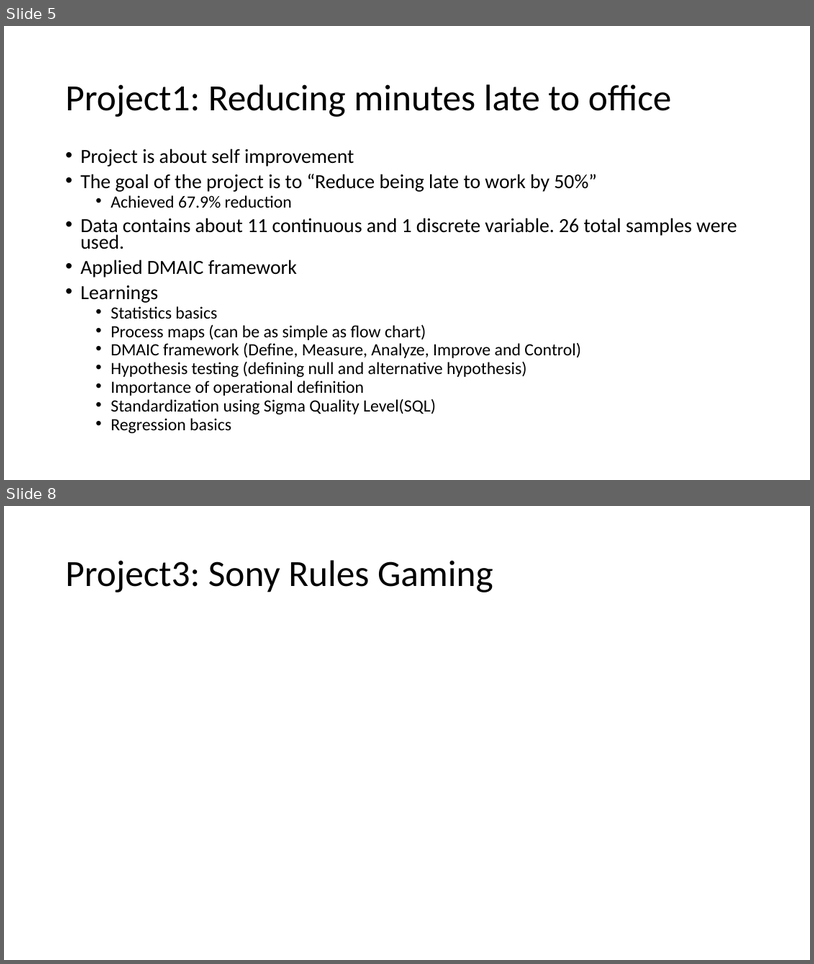
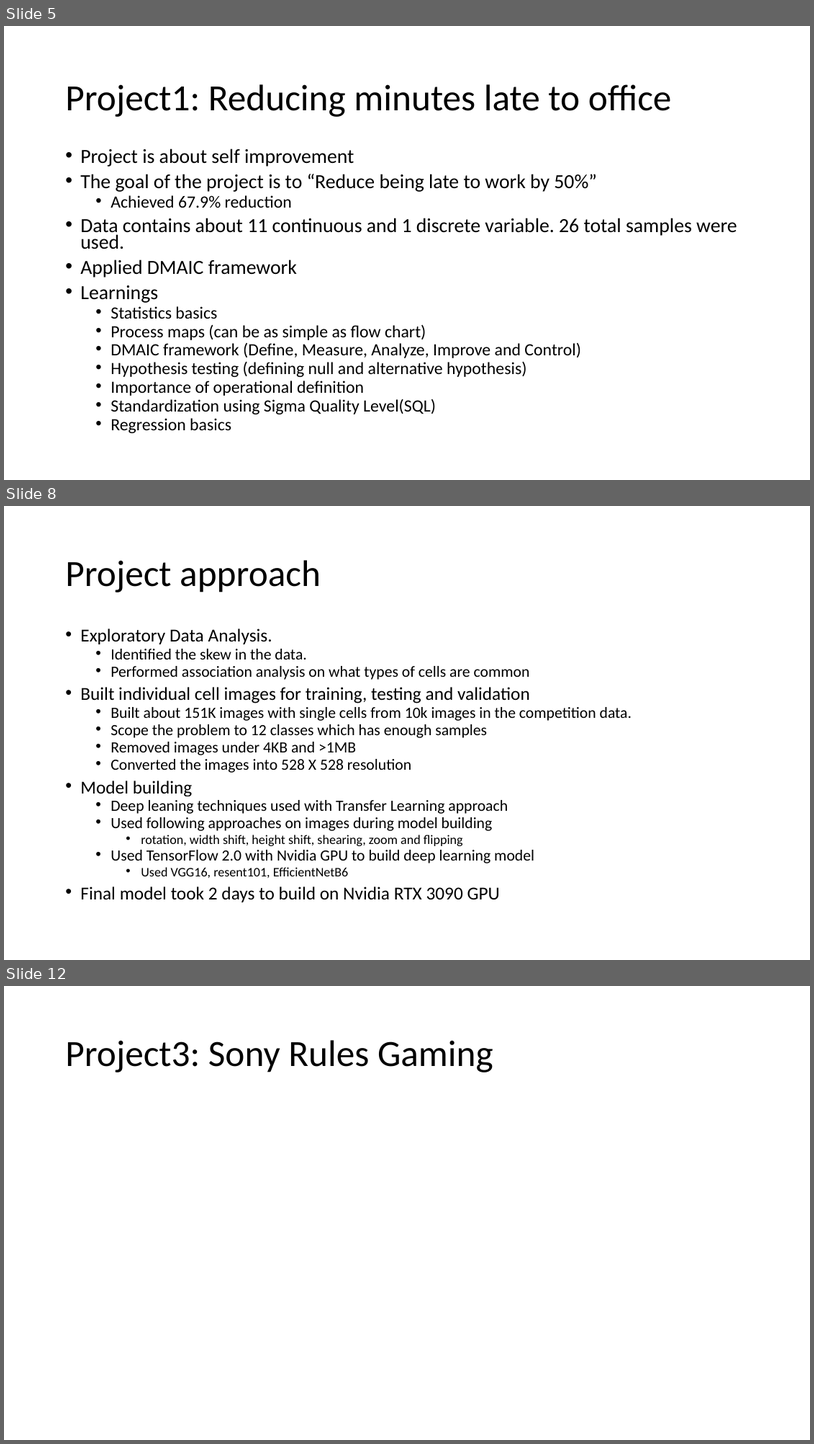
Before and after one commit to srihari-busam/MS-ADS-Portfolio, a slide deck: MS ADS.pptx. Shown one above the other, each under a label of ours: slides 5 and 8 before the commit, slides 5, 8 and 12 after it; the slides between them are not shown. The pictures are 814x964 and 814x1444 pixels, drawn with LibreOffice and Linux fonts; fonts in the diff are those of the drawing. Boxes give left, top, right and bottom in pixels: in the first picture for what was removed or moved away, otherwise in the second. Text is boxed around its words. In the diff, an @@ line names an element or a change of style, - is before the commit and + after.

Commit message:
added the deep learning project

```diff
--- a/MS ADS.pptx
+++ b/MS ADS.pptx
@@ slide 8 added at (4,506,810,960), background #FFFFFF @@
@@ title added at (65,560,321,592), 44 pt, text #000000 @@
+Project approach
@@ text added at (80,628,632,902), 18.6 pt, text #000000 @@
+• Exploratory Data Analysis.
+  • Identified the skew in the data.
+  • Performed association analysis on what types of cells are common
+• Built individual cell images for training, testing and validation
+  • Built about 151K images with single cells from 10k images in the competition data.
+  • Scope the problem to 12 classes which has enough samples
+  • Removed images under 4KB and >1MB
+  • Converted the images into 528 X 528 resolution
+• Model building
+  • Deep leaning techniques used with Transfer Learning approach
+  • Used following approaches on images during model building
+    • rotation, width shift, height shift, shearing, zoom and flipping
+  • Used TensorFlow 2.0 with Nvidia GPU to build deep learning model
+    • Used VGG16, resent101, EfficientNetB6
+• Final model took 2 days to build on Nvidia RTX 3090 GPU
@@ what was slide 8 is now slide 12 @@
```
Also in this commit, not shown: 1 slide changed, 4 other slides added.
